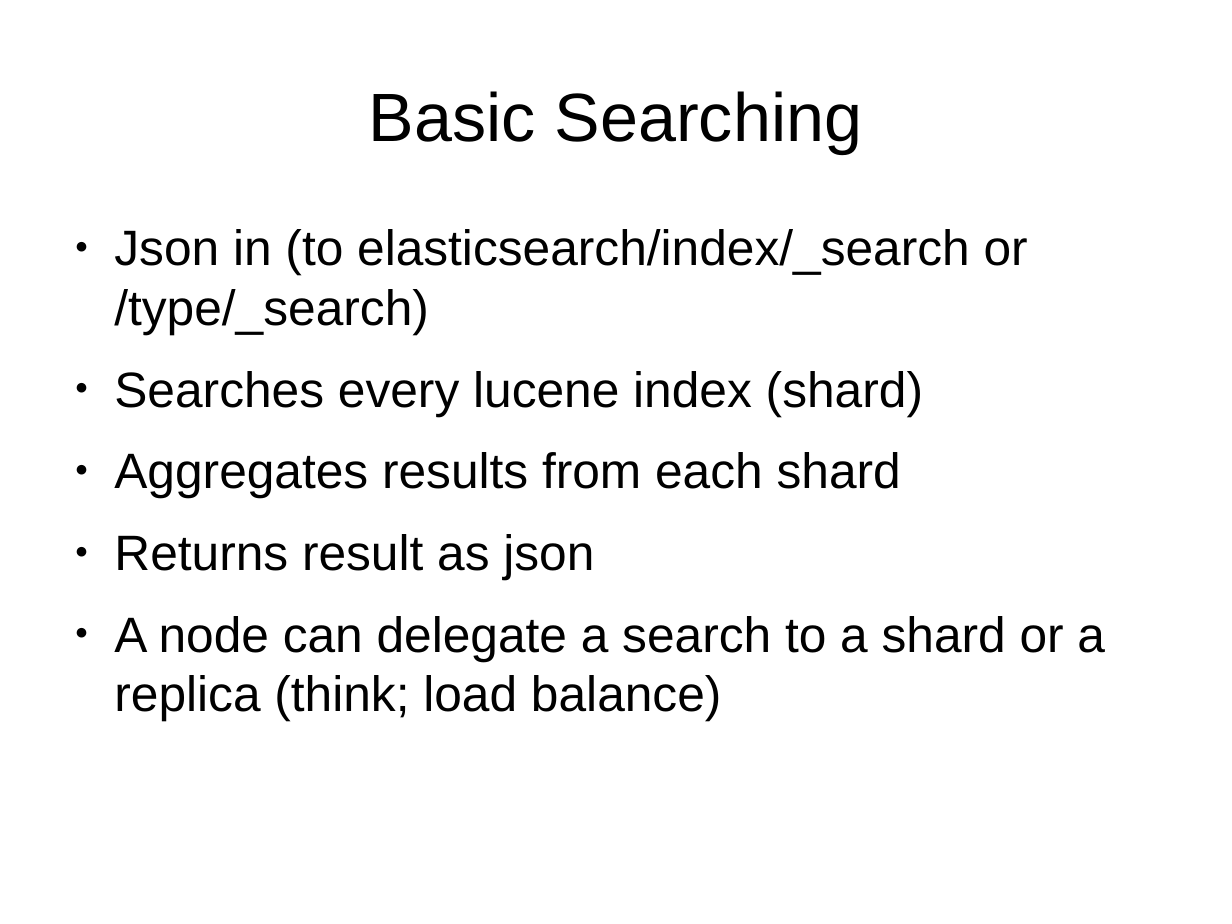
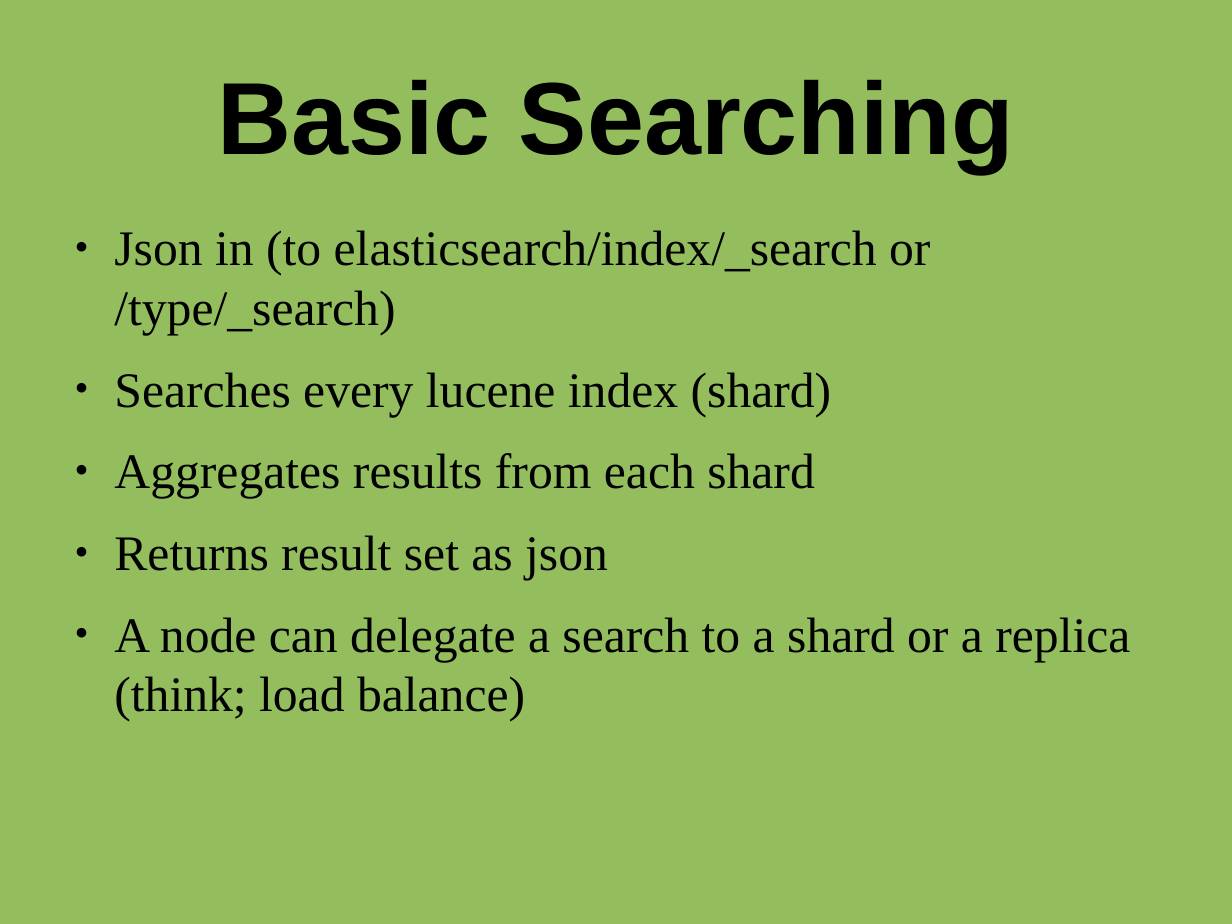
Before and after one commit to james1ewis/ElasticsearchForDBAs, a slide deck: slide 13 of Elasticsearch.odp (slide 14 before the commit). Drawn at 1232x924 pixels with LibreOffice and Linux fonts; fonts in the diff are those of the drawing. Boxes give left, top, right and bottom in pixels: in the first picture for what was removed or moved away, otherwise in the second. Text is boxed around its words. In the diff, an @@ line names an element or a change of style, - is before the commit and + after.

Commit message:
changed colour, added image, changed fonts

```diff
--- a/Elasticsearch.odp
+++ b/Elasticsearch.odp
@@ background #FFFFFF to #94BD5E @@
@@ title "Basic Searching" at <box>217,79,1014,173</box>: size 44 to 66 pt, bold on @@
@@ text at <box>114,230,1130,721</box>: font Arial to Times New Roman in "Json in (to elasticsearch/index/_search or /type/_search)", "Searches every lucene index (shard)", "Aggregates results from each shard", "A node can delegate a search to ..." @@
@@ text at <box>114,535,608,580</box>: text changed; font Arial to Times New Roman @@
-● Returns result as json
+● Returns result set as json
```
Also in this commit, not shown: 14 other slides changed, 1 slide added, 1 slide removed.
